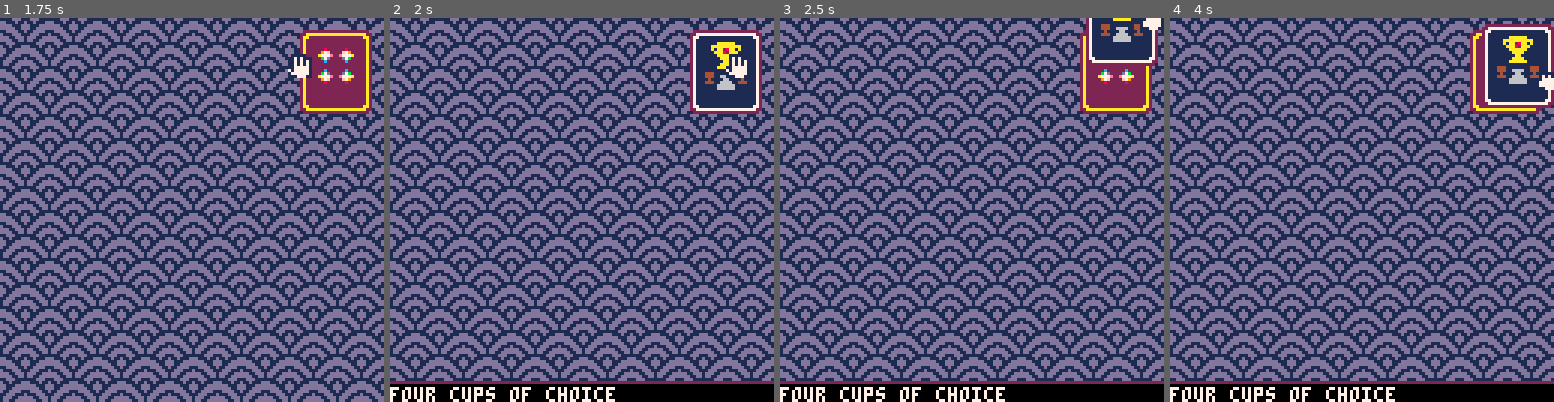
Above: before the commit, frames 1-4 (left to right).
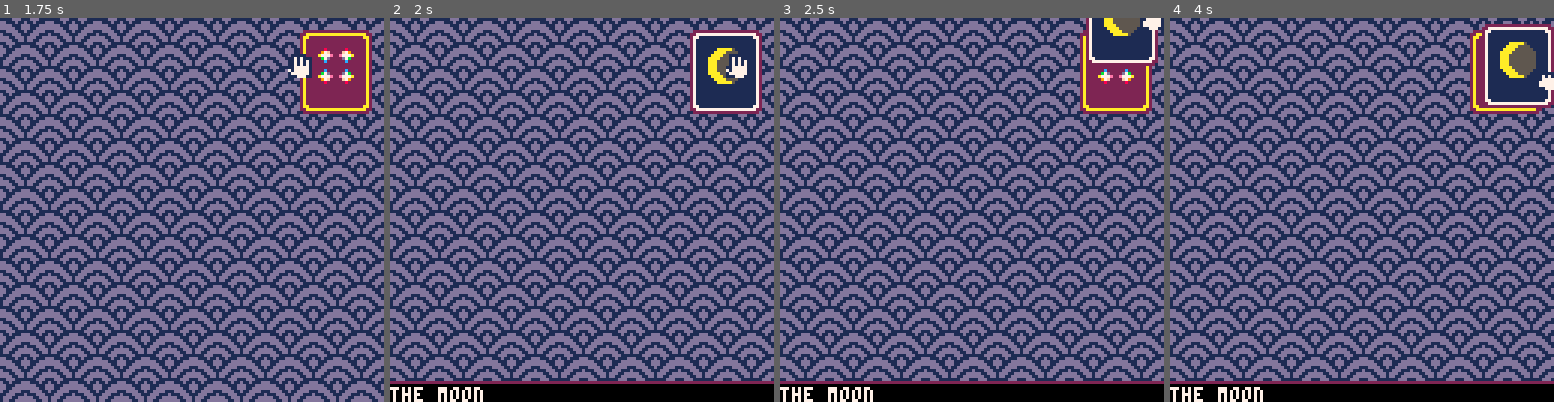
Above: after the commit, the same moments.

Repository: alxgnon/pico-8
Game: PICO-8 cartridge tarot.p8
The game is run twice, just before and just after one commit, with the same random seed, the same clock (stepped at 60 frames per second) and the same inputs.
Inputs:
- Up to frame 1 (1.75 s): tap X (X key) at 0.33, 1.07 s; tap O (Z key) at 0.7, 1.7 s; hold Right from 1.6 s (still down)
- Up to frame 2 (2 s): keep holding Right; tap X (X key) at 1.85 s
- Up to frame 3 (2.5 s): release Right at 2.1 s; tap O (Z key) at 2.1 s; hold Up 2.15-2.42 s; hold Right from 2.47 s (still down)
- Up to frame 4 (4 s): tap O (Z key) every 0.4 s from 2.5 to 3.7 s; tap X (X key) at 2.97 s; release Right at 3.03 s; hold Left 3.08-3.58 s; hold Down 3.63-3.97 s

Frame 1 is identical in both runs. In frame 2, 1.5% of the frame differs, in the area x 0-93%, y 6-100%; in frame 3, 1.3%; in frame 4, 1.8%, in the area x 0-97%, y 4-100%.

Commit message:
tarot: the sun, the moon

Diff:
--- a/tarot.p8
+++ b/tarot.p8
@@ -3,30 +3,32 @@
 __lua__
 cards={
 {017,"the fool"},
-{004,"a disk"},
-{006,"two disks"},
-{008,"three disks"},
-{010,"four disks"},
-{012,"five disks"},
-{014,"six disks"},
-{068,"a sword"},
-{070,"two swords"},
-{072,"three swords"},
-{074,"four swords"},
-{076,"five swords"},
-{078,"six swords"},
+{160,"the sun"},
+{162,"the moon"},
+--{004,"a disk"},
+--{006,"two disks"},
+--{008,"three disks"},
+--{010,"four disks"},
+--{012,"five disks"},
+--{014,"six disks"},
+--{068,"a sword"},
+--{070,"two swords"},
+--{072,"three swords"},
+--{074,"four swords"},
+--{076,"five swords"},
+--{078,"six swords"},
 {132,"a cup of love"},
 {134,"two cups of union"},
 {136,"three cups of sharing"},
 {138,"four cups of choice"},
 {140,"five cups of regret"},
 {142,"six cups of pleasure"},
-{196,"a wand"},
-{198,"two wands"},
-{200,"three wands"},
-{202,"four wands"},
-{204,"five wands"},
-{206,"six wands"},
+--{196,"a wand"},
+--{198,"two wands"},
+--{200,"three wands"},
+--{202,"four wands"},
+--{204,"five wands"},
+--{206,"six wands"},
 }
 -->8
 function new_card(sprite, name)
@@ -288,22 +290,22 @@
 000000000000000011ddd111d111ddd1111ffffffffff11116666611116666611116666114444111144411666611444111ddd41144466611aaa111dddd111bbb
 00000000000000001ddd11ddddd11ddd11111111111111111111111111111111111166111144111111111666666111111ddd1444444166611a11111dd11111b1
 00000000000000001dd11ddddddd11dd11111111111111111111111111111111111666611444411111111666666111111dd1141144116661aaa111dddd111bbb
-00000000000000000000000000000000eeeeeeeeeeeeeeeeeeeeeeeeeeeeeeeeeeeeeeeeeeeeeeeeeeeeeeeeeeeeeeee11111111111111111111111111111111
-00000000000000000000000000000000e00000000000000ee00000000000000ee00000000000000ee00000000000000e11111222221111111111111111111111
-00000000000000000000000000000000e00000000000000ee00000000000000ee00000000000000ee00000000000000e111122eee21111111112ee11112ee111
-00000000000000000000000000000000e00000000000000ee00000000000000ee00000000000000ee00000000000000e11122ee2e2211111112eeee112eeee11
-00000000000000000000000000000000e00000000000000ee00000000000000ee00000000000000ee00000000000000e11122eeee221111112eeeeee2eeeeee1
-00000000000000000000000000000000e00000000000000ee00000000000000ee00000000000000ee00000000000000e11222ee22221111112eeeeeeeeeeeee1
-00000000000000000000000000000000e00000000000000ee00000000000000ee00000000000000ee00000000000000e11222ee2e221111112eeeeaaaaaeeee1
-00000000000000000000000000000000e00000000000000ee00000000000000ee00000000000000ee00000000000000e112221e22211111112eeeeaaaaaeeee1
-00000000000000000000000000000000e00000000000000ee00000000000000ee00000000000000ee00000000000000e112221eeeeeee11112eeeeaaaaaeeee1
-00000000000000000000000000000000e00000000000000ee00000000000000ee00000000000000ee00000000000000e11222111eeeeee11112eeeeaaaeeee11
-00000000000000000000000000000000e00000000000000ee00000000000000ee00000000000000ee00000000000000e1a222a1111aeeea11112eeaaaaaee111
-00000000000000000000000000000000e00000000000000ee00000000000000ee00000000000000ee00000000000000e1aaaaa1111aaaaa111112eeeeeee1111
-00000000000000000000000000000000e00000000000000ee00000000000000ee00000000000000ee00000000000000e1aaaaa1111aaaaa1111112eeeee11111
-00000000000000000000000000000000e00000000000000ee00000000000000ee00000000000000ee00000000000000e11aaa111111aaa111111112eee111111
-00000000000000000000000000000000e00000000000000ee00000000000000ee00000000000000ee00000000000000e1aaaaa1111aaaaa111111112e1111111
-00000000000000000000000000000000eeeeeeeeeeeeeeeeeeeeeeeeeeeeeeeeeeeeeeeeeeeeeeeeeeeeeeeeeeeeeeee11111111111111111111111111111111
+11111119911111111111111111111111eeeeeeeeeeeeeeeeeeeeeeeeeeeeeeeeeeeeeeeeeeeeeeeeeeeeeeeeeeeeeeee11111111111111111111111111111111
+11111199991111111111111111111111e00000000000000ee00000000000000ee00000000000000ee00000000000000e11111222221111111111111111111111
+119991111119991111111aaaaa511111e00000000000000ee00000000000000ee00000000000000ee00000000000000e111122eee21111111112ee11112ee111
+119911aaaa1199111111aaaa55551111e00000000000000ee00000000000000ee00000000000000ee00000000000000e11122ee2e2211111112eeee112eeee11
+11911aaaaaa11911111aaaa555555111e00000000000000ee00000000000000ee00000000000000ee00000000000000e11122eeee221111112eeeeee2eeeeee1
+1111aaaaaaaa111111aaaa5555555511e00000000000000ee00000000000000ee00000000000000ee00000000000000e11222ee22221111112eeeeeeeeeeeee1
+191aaaaaaaaaa19111aaa55555555511e00000000000000ee00000000000000ee00000000000000ee00000000000000e11222ee2e221111112eeeeaaaaaeeee1
+991aaaaaaaaaa19911aaa55555555511e00000000000000ee00000000000000ee00000000000000ee00000000000000e112221e22211111112eeeeaaaaaeeee1
+991aaaaaaaaaa19911aaa55555555511e00000000000000ee00000000000000ee00000000000000ee00000000000000e112221eeeeeee11112eeeeaaaaaeeee1
+191aaaaaaaaaa19111aaa55555555511e00000000000000ee00000000000000ee00000000000000ee00000000000000e11222111eeeeee11112eeeeaaaeeee11
+1111aaaaaaaa111111aaaa5555555511e00000000000000ee00000000000000ee00000000000000ee00000000000000e1a222a1111aeeea11112eeaaaaaee111
+11911aaaaaa11911111aaaa555555111e00000000000000ee00000000000000ee00000000000000ee00000000000000e1aaaaa1111aaaaa111112eeeeeee1111
+119911aaaa1199111111aaaa55551111e00000000000000ee00000000000000ee00000000000000ee00000000000000e1aaaaa1111aaaaa1111112eeeee11111
+119991111119991111111aaaaa511111e00000000000000ee00000000000000ee00000000000000ee00000000000000e11aaa111111aaa111111112eee111111
+11111199991111111111111111111111e00000000000000ee00000000000000ee00000000000000ee00000000000000e1aaaaa1111aaaaa111111112e1111111
+11111119911111111111111111111111eeeeeeeeeeeeeeeeeeeeeeeeeeeeeeeeeeeeeeeeeeeeeeeeeeeeeeeeeeeeeeee11111111111111111111111111111111
 00000000000000000000000000000000111111111111111111111111111111111111111111111111111111111111111111111111111111111111111111111111
 00000000000000000000000000000000111111111111111111111111111111111111111111111111111111111111111111111111111111111117771777177711
 00000000000000000000000000000000111111111111111111111111111111111111111111111111177711111111777117771177711177711117171717171711
